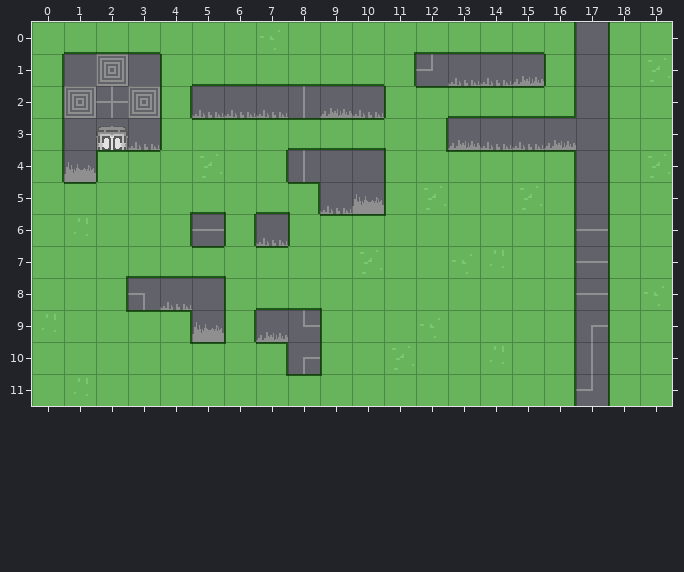
Two versions of a level (Tiled map (JSON), app/maps/Map-8.json). The picture above was drawn from the file before the commit.
Cells are 32x32 px. Shown: x 0..19, y 0..11.
Now the later version:
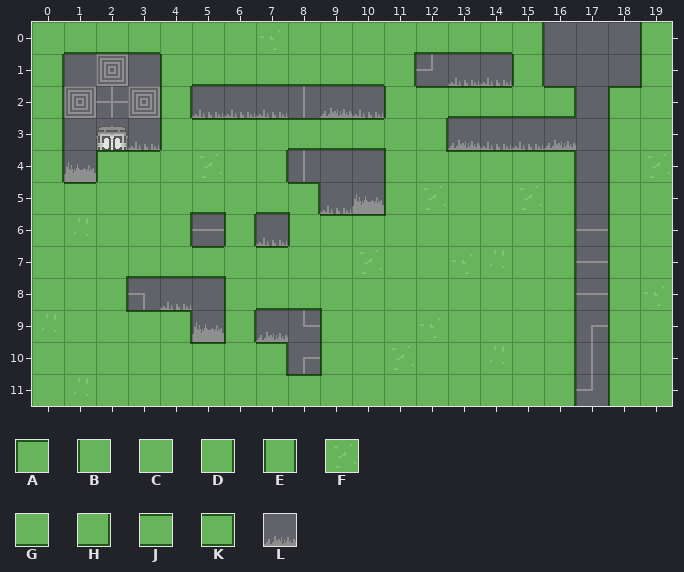
Key: from "sprite": A 85, B 95, C 96, D 97, E 98, F 99, G 106, H 107, J 116, K 117, L 160.
_ is an empty cell.
Author's note on the commit: Fix the maps, now the player can't pass through the walls
The exact change:
Layer "Tile Layer 1":
y 0: x 15..16 GD -> D_; x 18..19 BC -> _B
y 1: x 15..16 LE -> E_; x 18..19 BF -> _B
y 2: x 15..16 JH -> GK; x 18 B -> A
